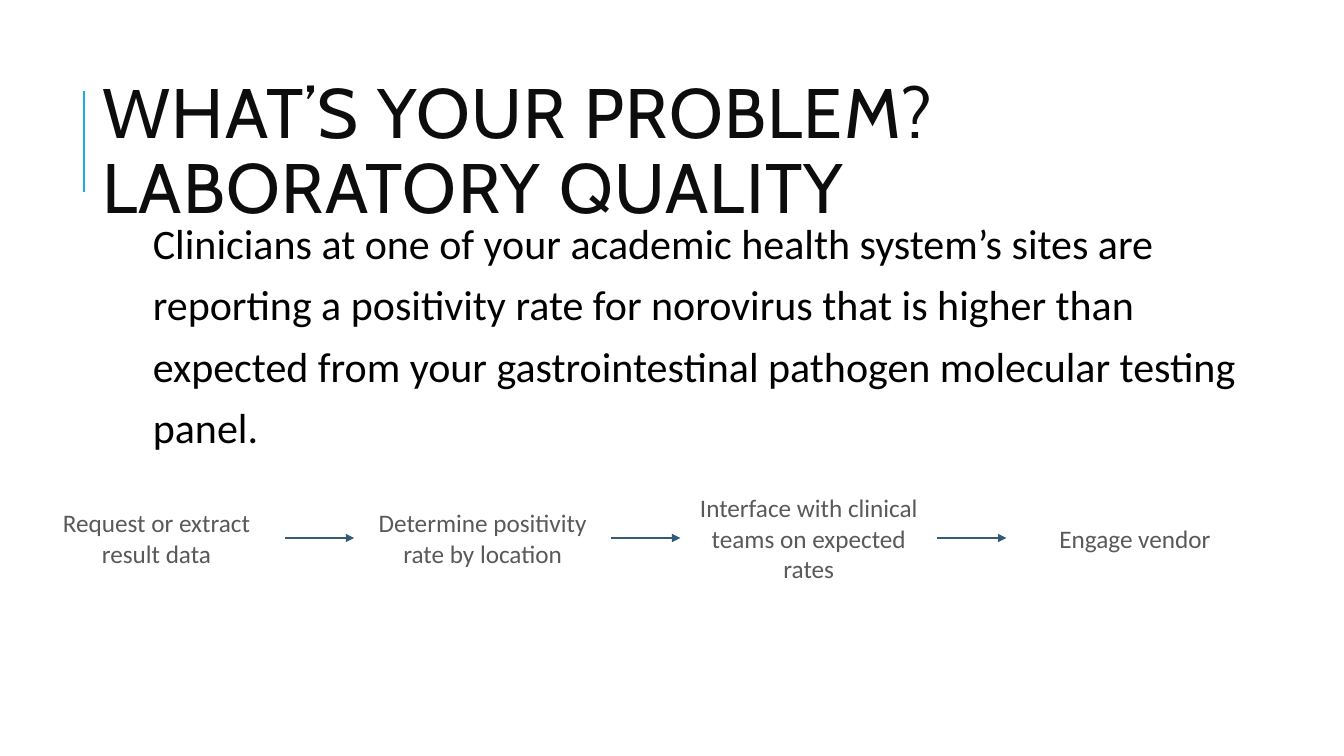
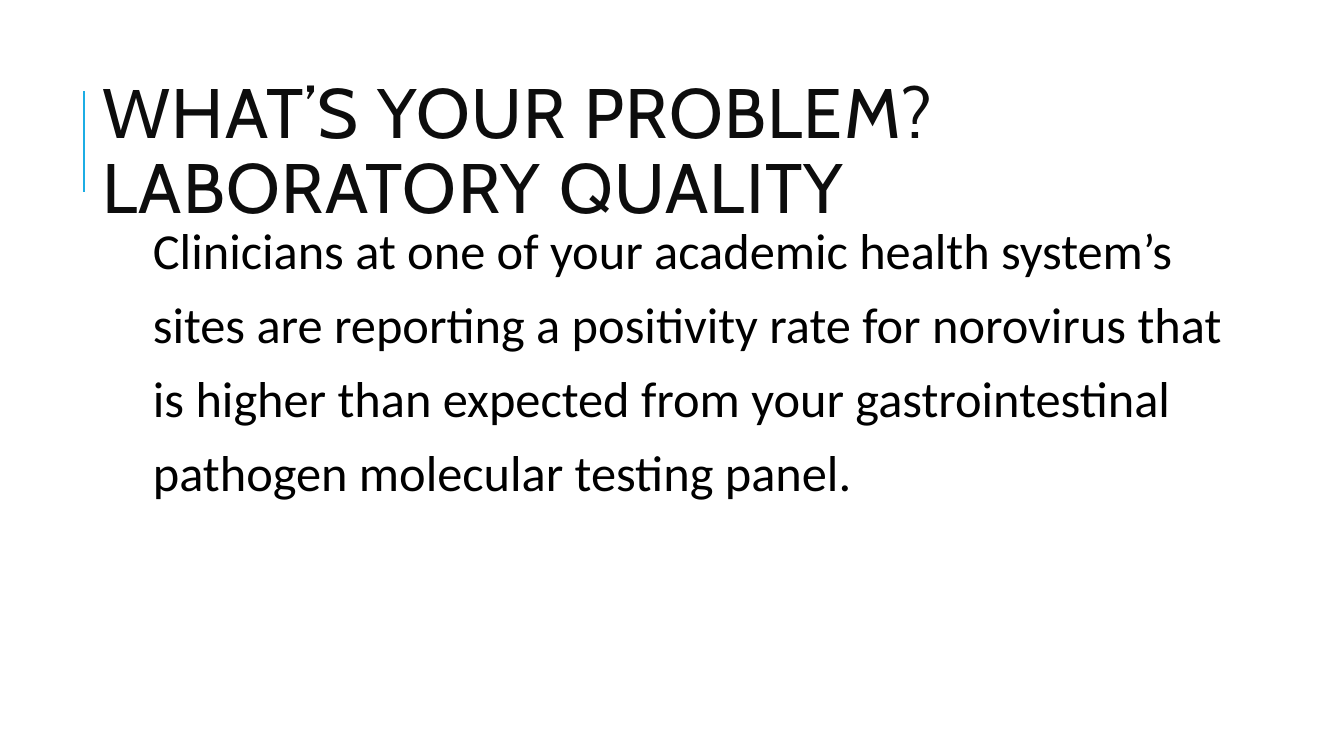
Before and after one commit to pcmathias/MSACL-data-literacy, a slide deck: slide 66 of presentations/DS 100 - Data Literacy and Management Basics.pptx (slide 61 before the commit). Drawn at 1344x756 pixels with LibreOffice and Linux fonts; fonts in the diff are those of the drawing; background and template pictures are left out. Boxes give left, top, right and bottom in pixels: in the first picture for what was removed or moved away, otherwise in the second. Text is boxed around its words. In the diff, an @@ line names an element or a change of style, - is before the commit and + after.

```diff
--- a/presentations/DS 100 - Data Literacy and Management Basics.pptx
+++ b/presentations/DS 100 - Data Literacy and Management Basics.pptx
@@ text "Clinicians at one of your ..." at bbox=[153, 233, 1222, 500]: size 30 to 36 pt @@
@@ text removed at bbox=[700, 499, 917, 578] @@
-Interface with clinical teams on expected rates
@@ text removed at bbox=[63, 516, 250, 563] @@
-Request or extract result data
@@ arrow removed from (285, 538) to (354, 538) @@
@@ text removed at bbox=[379, 514, 586, 567] @@
-Determine positivity rate by location
@@ arrow removed from (611, 538) to (681, 538) @@
@@ arrow removed from (938, 538) to (1006, 538) @@
@@ text removed at bbox=[1059, 530, 1210, 553] @@
-Engage vendor
```
Also in this commit, not shown: 13 other slides changed, 10 slides added.
